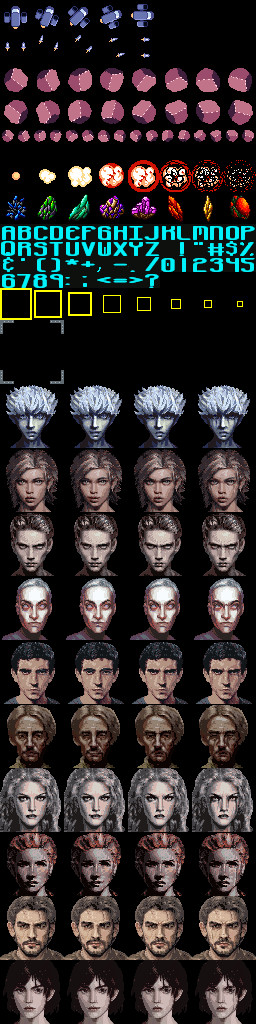
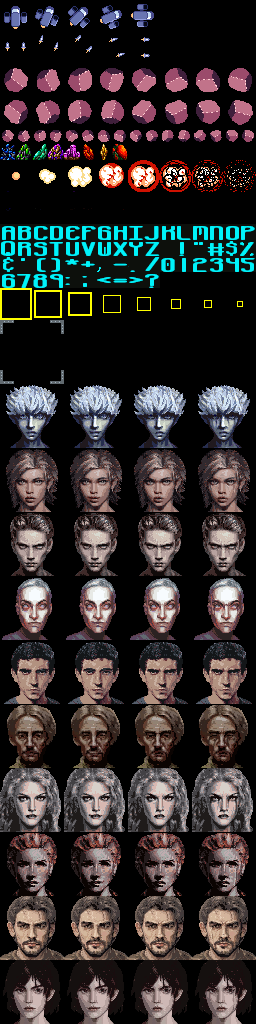
The second 256×1024 image is a revision of the first. Changes to its layers:
painted on "Background" over [0, 144, 251, 222]
